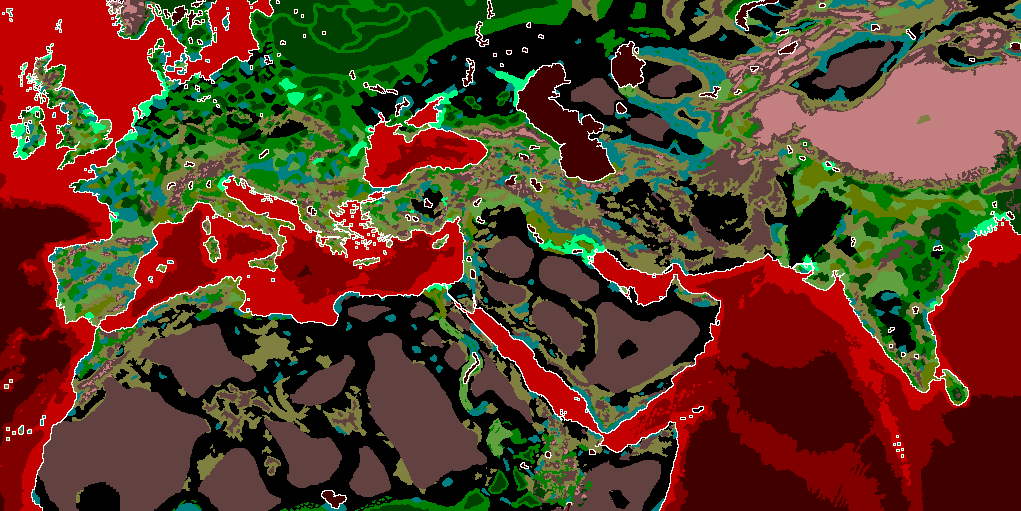
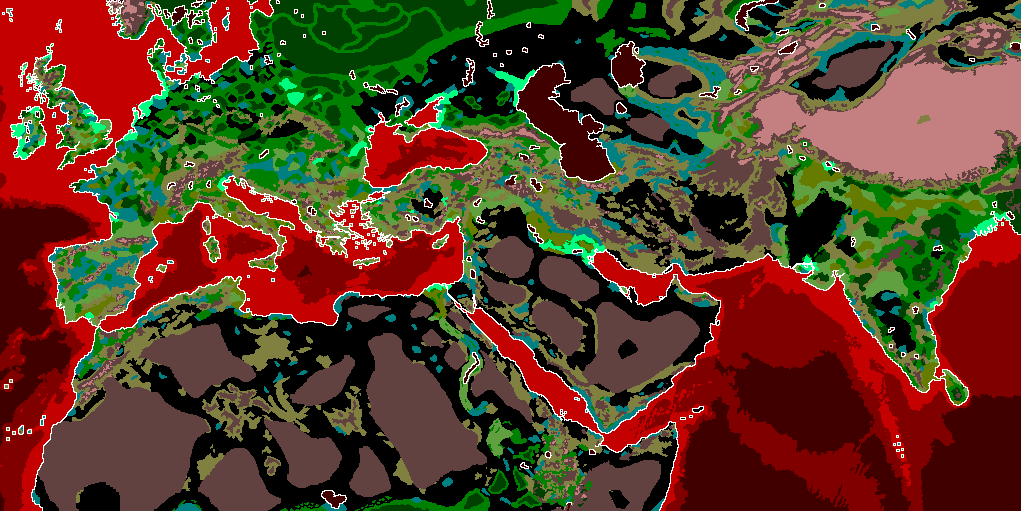
Comparing the layer stacks of the two 1021 × 511 images. Changes:
painted on "map_ground_types" over [385, 170, 422, 192]
